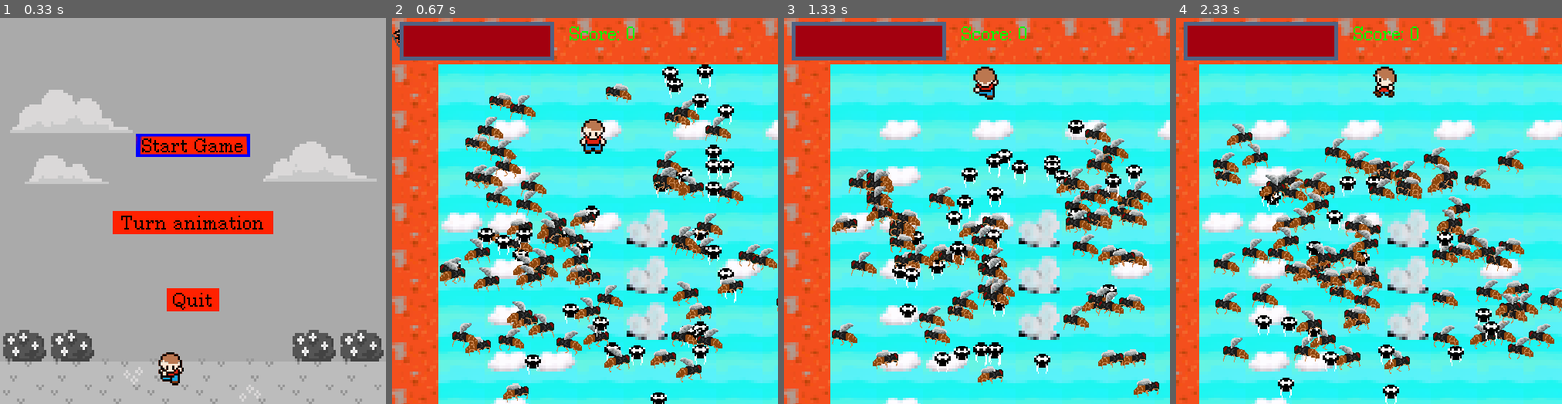
Above: before the commit, frames 1-4 (left to right).
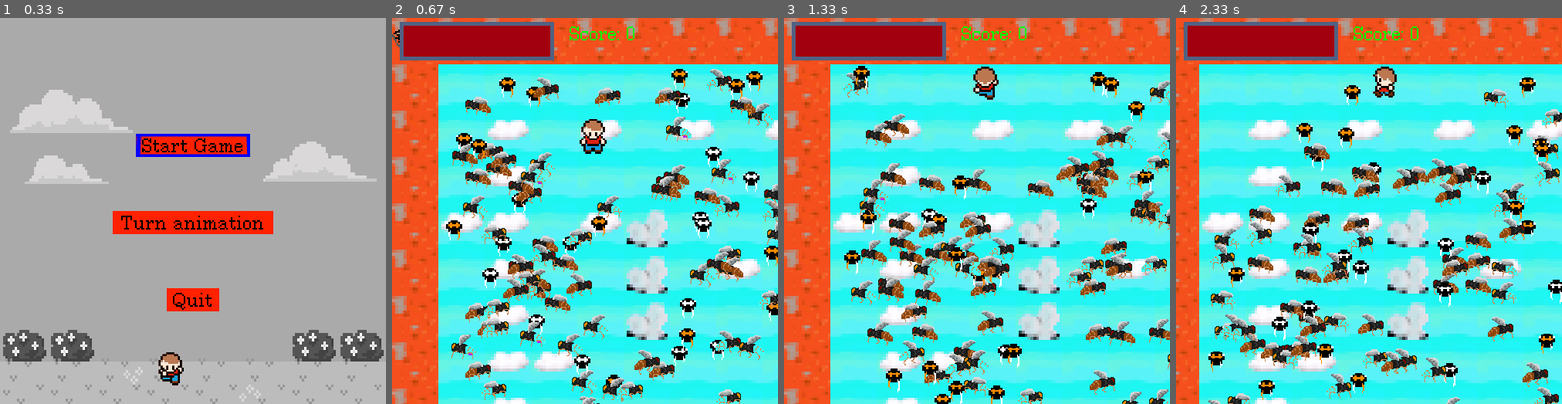
Above: after the commit, the same moments.

Repository: FearlessClock/PygameBaseCode
Game: pygame game, started from Main.py
The game is run twice, just before and just after one commit, with the same random seed, the same clock (stepped at 60 frames per second) and the same inputs.
Inputs:
- Up to frame 1 (0.33 s): no input
- Up to frame 2 (0.67 s): tap Enter at 0.33 s
- Up to frame 3 (1.33 s): tap Space at 0.67, 1.07 s; hold Up from 1 s (still down)
- Up to frame 4 (2.33 s): tap Space at 1.37, 1.57, 1.87, 2.07 s; release Up at 1.47 s; hold Right 1.5-1.97 s; hold Left from 2 s (still down)

Frame 1 is identical in both runs. In frame 2, 24% of the frame differs, in the area x 12-100%, y 12-100%; in frame 3, 23%; in frame 4, 24%, in the area x 8-100%, y 15-100%.

Commit message:
Feat: Added new enemy; Cricket

Diff:
--- a/Cricket.py
+++ b/Cricket.py
@@ -0,0 +1,97 @@
+import math
+from random import random
+
+import pygame
+from pygame.rect import Rect
+
+from Direction import Direction
+from MobileUnit import MobileUnit
+from Vector import Vector
+
+
+class Cricket(MobileUnit):
+    def __init__(self, id, x, y, tileSize, animationController, scale):
+        self.directionSignificanceDict = {Direction.DOWN: "NPCDown", Direction.LEFT: "NPCLeft",
+                                          Direction.RIGHT: "NPCRight"}
+        MobileUnit.__init__(self, id, x, y, tileSize, animationController, self.directionSignificanceDict, scale)
+        self.closeness = 2
+        self.maxSpeed = 3
+        self.velocity = Vector(1, 0)
+        self.uniqueRandom = random()
+
+    def updateNPC(self, dt, level, player, enemies):
+        deg = random() * 360
+        angle = math.radians(deg)
+        radius = 0.5
+        randomCircleVec = Vector(radius * math.cos(angle), radius * math.sin(angle))
+        distanceToPlayerSqr = self.pos.distance_squared_to(player.pos)
+        # Make the bug run away from the player
+        if distanceToPlayerSqr < 6:
+            fromPlayer = self.pos - player.pos
+            if fromPlayer.length() != 0:
+                fromPlayer.normalize_ip()
+            fromPlayer.x /= 2
+            fromPlayer.y /= 2
+        else:
+            fromPlayer = Vector(0, 0)
+
+        collisions = pygame.sprite.spritecollide(self, enemies, False)
+        pushAwayFrom = Vector(0,0)
+        if len(collisions) > 1:
+            for collision in collisions:
+                if collision.id != self.id:
+                    pushAwayFrom += self.pos - collision.pos
+            pushAwayFrom.x = (pushAwayFrom.x / (len(collisions)-1))
+            pushAwayFrom.y = (pushAwayFrom.y / (len(collisions)-1))
+
+        self.velocity = self.velocity + randomCircleVec + fromPlayer + pushAwayFrom
+        temp = Rect(self.rect)
+        self.velocity.normalize_ip()
+        self.velocity *= self.maxSpeed
+        self.rect.x += self.velocity.x
+        self.rect.y += self.velocity.y
+        # Change the rect to get the collision to work
+        collision = pygame.sprite.spritecollideany(self, level.solidObjectGroup)
+        if collision:
+            # Don't move
+            self.rect = temp
+            self.velocity = self.velocity * -1
+        else:
+            self.pos.x = self.rect.x / self.tileSize.x
+            self.pos.y = self.rect.y / self.tileSize.y
+            # Move
+            self.getNPCDirection()
+            self.updateNPCAnimation(dt)
+
+    def updateNPCAnimation(self, dt):
+        self.updateAnimation()
+        self.image = self.currentAnimationFrame()
+        self.stepCurrentAnimation(dt)
+
+    def getNPCDirection(self):
+        x = self.velocity.x
+        y = self.velocity.y
+
+        if abs(x) > abs(y):
+            y = 0
+        else:
+            x = 0
+
+        if y > 0:
+            self.direction = Direction.DOWN
+        elif y < 0:
+            self.direction = Direction.UP
+        if x > 0:
+            self.direction = Direction.RIGHT
+        elif x < 0:
+            self.direction = Direction.LEFT
+
+        if x == 0 and y == 0:
+            if self.direction == Direction.UP:
+                self.direction = Direction.IDLE_UP
+            elif self.direction == Direction.DOWN:
+                self.direction = Direction.IDLE_DOWN
+            elif self.direction == Direction.RIGHT:
+                self.direction = Direction.IDLE_RIGHT
+            elif self.direction == Direction.LEFT:
+                self.direction = Direction.IDLE_LEFT
--- a/InGameMenu.py
+++ b/InGameMenu.py
@@ -17,6 +17,7 @@
         self.addInteractiveElement(UIButton(0, 100, 30, screenSize.x / 2 - 50, screenSize.y / 2 - 60,
                                             tileLoader.getImageByName("button", 0, 1),
                                             tileLoader.getImageByName("button", 0, 0), self.quitGame, "Quit", fontRenderer))
+        self.getInteractiveElementByIndex(0).setSelected(True)
         self.resumeGame = False
         self.quitGame = False
 
--- a/MobileUnit.py
+++ b/MobileUnit.py
@@ -8,8 +8,9 @@
 class MobileUnit(pygame.sprite.Sprite):
     """The base class for the interacting candidates"""
 
-    def __init__(self, x, y, tileSize, animationController, directionSigDict, scale):
+    def __init__(self, id, x, y, tileSize, animationController, directionSigDict, scale):
         pygame.sprite.Sprite.__init__(self)
+        self.id = id
         self.pos = Vector(x, y)
         self.scale = scale
         self.tileSize = tileSize
--- a/NPC.py
+++ b/NPC.py
@@ -10,15 +10,15 @@
 
 
 class NPC(MobileUnit):
-    def __init__(self, x, y, tileSize, animationController, scale):
+    def __init__(self, id, x, y, tileSize, animationController, scale):
         self.directionSignificanceDict = {Direction.DOWN: "NPCDown", Direction.LEFT: "NPCLeft", Direction.RIGHT: "NPCRight"}
 
-        MobileUnit.__init__(self, x, y, tileSize, animationController, self.directionSignificanceDict, scale)
+        MobileUnit.__init__(self, id, x, y, tileSize, animationController, self.directionSignificanceDict, scale)
         self.target = None
         self.speed = Vector(0, 0)
         self.closeness = 2
 
-    def updateNPC(self, dt, level, player):
+    def updateNPC(self, dt, level, player, enemies):
         if self.target is None:
             self.target = self.getNewTarget(level)
         direction = self.target - self.pos
--- a/NPCFactory.py
+++ b/NPCFactory.py
@@ -1,19 +1,23 @@
 from enum import Enum
 from select import select
 
+from Cricket import Cricket
 from NPC import NPC
 
 
 class NPCType(Enum):
     FLY = 1
+    CRICKET = 2
 
 class NPCFactory:
     def __init__(self, tileSize, tileLoader):
         self.tileSize = tileSize
         self.tileLoader = tileLoader
 
-    def createNPC(self, npcType, x,y, animationControllerName, scale):
+    def createNPC(self, id, npcType, x,y, animationControllerName, scale):
         if npcType == NPCType.FLY:
-            return NPC(x, y, self.tileSize, self.tileLoader.getAnimationController(animationControllerName), scale)
+            return NPC(id, x, y, self.tileSize, self.tileLoader.getAnimationController(animationControllerName), scale)
+        elif npcType == NPCType.CRICKET:
+            return Cricket(id, x, y, self.tileSize, self.tileLoader.getAnimationController(animationControllerName), scale)
         else:
             return None
--- a/NPCManager.py
+++ b/NPCManager.py
@@ -1,6 +1,6 @@
 # Each map has a NPCManager
 # NPC's are unique to each map and update only if the map is loaded.
-from random import randrange
+from random import randrange, random
 
 import pygame
 
@@ -12,15 +12,18 @@
         self.npcHolder = pygame.sprite.Group()
         self.npcFactory = NPCFactory(tileSize, tileLoader)
         for i in range(nmbrOfNPC):
+            x, y = 2, 2
             x, y = randrange(1, level.width - 1), randrange(1, level.height - 1)
             while level.isObstacle(x, y):
                 x, y = randrange(1, level.width - 1), randrange(1, level.height - 1)
-
-            self.npcHolder.add(self.npcFactory.createNPC(NPCType.FLY, x, y, "NPC", randrange(1, 2)))
+            if random() > 0.5:
+                self.npcHolder.add(self.npcFactory.createNPC(i, NPCType.CRICKET, x, y, "CRICKET", randrange(1, 2)))
+            else:
+                self.npcHolder.add(self.npcFactory.createNPC(i, NPCType.FLY, x, y, "NPC", randrange(1, 2)))
 
     def update(self, dt, level, player):
         for npc in self.npcHolder:
-            npc.updateNPC(dt, level, player)
+            npc.updateNPC(dt, level, player, self.npcHolder)
 
     def getNPCs(self):
         return self.npcHolder.sprites()
--- a/Player.py
+++ b/Player.py
@@ -23,7 +23,7 @@
                                           Direction.LEFT: "playerLeft", Direction.RIGHT: "playerRight",
                                           Direction.IDLE_UP: "playerIdleUp", Direction.IDLE_DOWN: "playerIdleDown",
                                           Direction.IDLE_LEFT: "playerIdleLeft", Direction.IDLE_RIGHT: "playerIdleRight"}
-        MobileUnit.__init__(self, x, y, tileSize, tileLoader.getAnimationController("player"),
+        MobileUnit.__init__(self, 0, x, y, tileSize, tileLoader.getAnimationController("player"),
                             self.directionSignificanceDict, self.size)
         self.imageCollisionOffset = imageCollisionOffset
         self.tileSize = tileSize
--- a/Window.py
+++ b/Window.py
@@ -36,12 +36,18 @@
         self.tileLoader.addSpriteSheet("healthBars", os.path.join('images', 'healthBarSpriteSheet.png'), Vector(200, 50), Vector(200, 50), 1, 5)
 
         self.tileLoader.addSpriteSheet("NPC", os.path.join("images", "NPC.png"), Vector(32,32), Vector(36,36), 3, 4)
+        self.tileLoader.addSpriteSheet("CRICKET", os.path.join("images", "CRICKET.png"), Vector(32,32), Vector(36,36), 3, 4)
+
 
         self.tileLoader.addSpriteSheet("netAnimation", os.path.join("images", "netAnimation.png"), Vector(32, 32), self.TILE_SIZE, 4, 8)
 
         NPCAnimationDown = AnimationStrip(self.tileLoader.getImageStripByName("NPC", 0), "NPCDown", 200)
         NPCAnimationLeft = AnimationStrip(self.tileLoader.getImageStripByName("NPC", 1), "NPCLeft", 200)
         NPCAnimationRight = AnimationStrip(self.tileLoader.getImageStripByName("NPC", 2), "NPCRight", 200)
+
+        CRICKETAnimationDown = AnimationStrip(self.tileLoader.getImageStripByName("CRICKET", 0), "NPCDown", 200)
+        CRICKETAnimationLeft = AnimationStrip(self.tileLoader.getImageStripByName("CRICKET", 1), "NPCLeft", 200)
+        CRICKETAnimationRight = AnimationStrip(self.tileLoader.getImageStripByName("CRICKET", 2), "NPCRight", 200)
 
         playerAnimationUp = AnimationStrip(self.tileLoader.getImageStripByName("player", 1), "playerUp", 200)
         playerAnimationDown = AnimationStrip(self.tileLoader.getImageStripByName("player", 0), "playerDown", 200)
@@ -67,6 +73,12 @@
         animationController.addAnimations(NPCAnimationLeft)
         animationController.addAnimations(NPCAnimationRight)
         self.tileLoader.addAnimation("NPC", animationController)
+
+        animationController = AnimationController()
+        animationController.addAnimations(CRICKETAnimationDown)
+        animationController.addAnimations(CRICKETAnimationLeft)
+        animationController.addAnimations(CRICKETAnimationRight)
+        self.tileLoader.addAnimation("CRICKET", animationController)
 
         animationController = AnimationController()
         animationController.addAnimations(netAnimationUp, netAnimationDown, netAnimationLeft, netAnimationRight)
Binary file added: images/CRICKET.png
